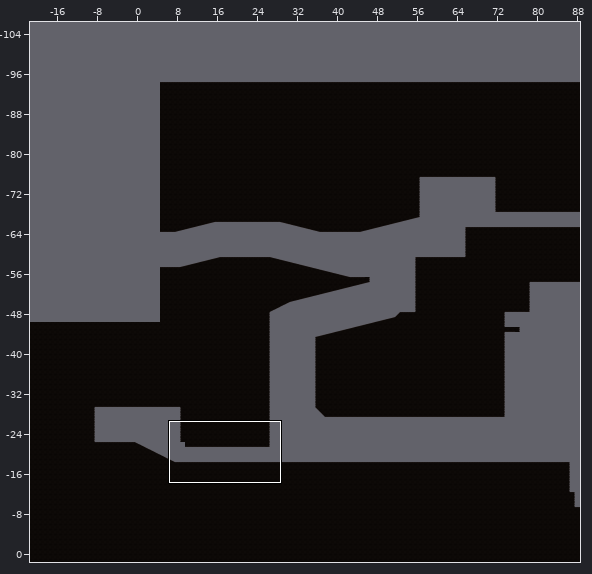
Two versions of a level (Tiled map, Assets/Tiled/Level1TileMap/map1-2-1.tmx). The picture above shows the old version from afar; the outline marks the close-up.
Close-up. As it was:
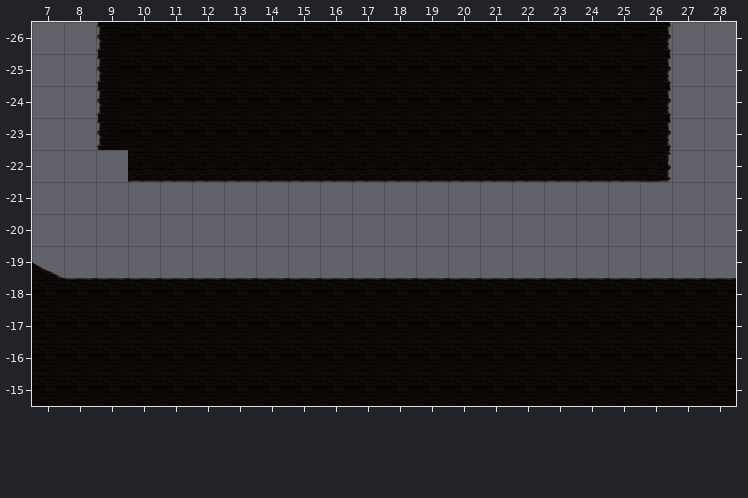
Cells are 256x256 px. Shown: x 7..28, y -26..-15. The commit also changed other parts of the map, which this record leaves out.
New version:
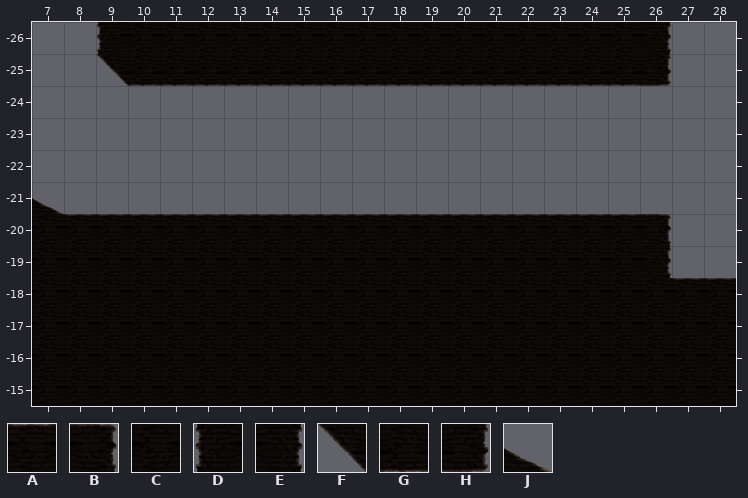
Key: from "Level1 Tileset": A 0, B 2, C 8, D 9, E 10, F 13, G 16, H 18, J 22.
_ is an empty cell.
Diff:
Layer "ground":
The edit adds tile A in row -20 at x 8 to 25.
The edit adds tile B in row -20 at x 26.
Tile A gives way to tile C in row -18 at x 8 to 26.
Tile J gives way to tile C in row -19 at x 7.
The edit adds tile C in row -20 at x 7; in row -19 at x 8 to 25.
The edit adds tile E in row -19 at x 26.
Tile D gives way to tile F in row -25 at x 9.
Tile C gives way to tile G in row -25 at x 10 to 25.
Tile E gives way to tile H in row -25 at x 26.
The edit adds tile J in row -21 at x 7.
Tile C is removed in rows -24 to -23 at x 10 to 25.
Tile D is removed in rows -24 to -23 at x 9.
Tile E is removed in rows -24 to -23 at x 26.
Tile G is removed in row -22 at x 10 to 25.
Tile H is removed in row -22 at x 26.
Changed places in both close-ups, as pixel boxes (x1, y1, x2, y2):
changed: (96, 54, 671, 182)
changed: (32, 198, 672, 280)
